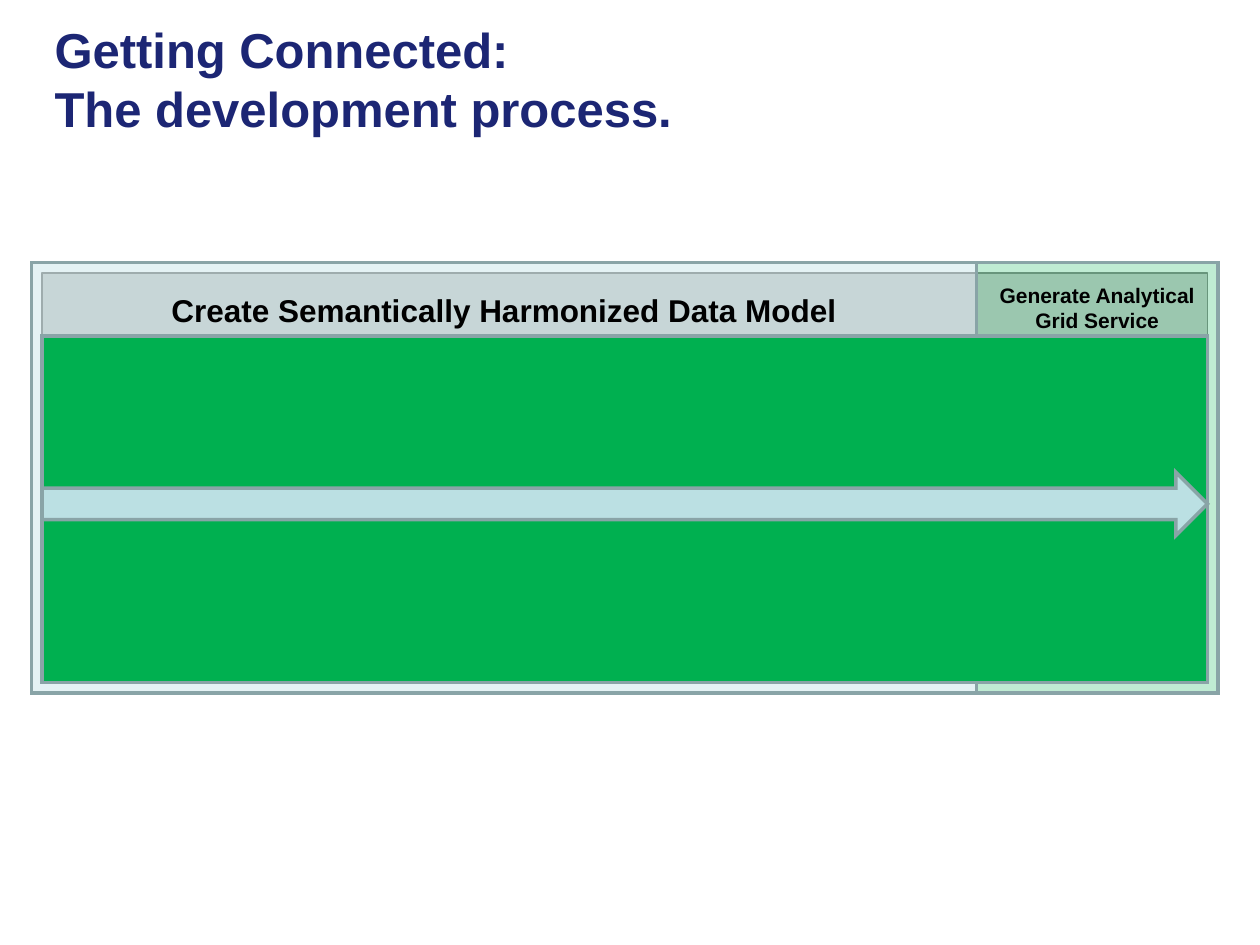
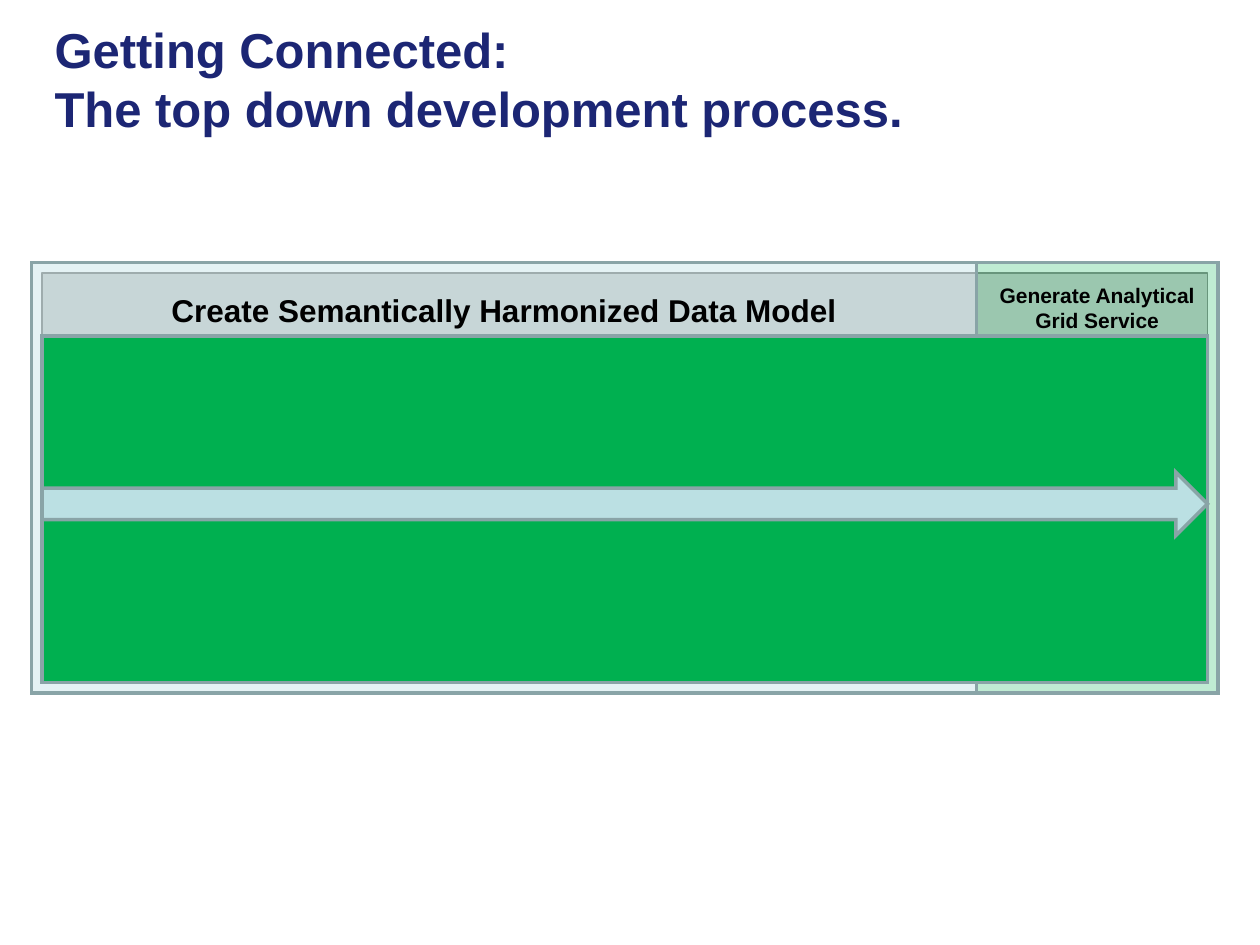
Before and after one commit to NCIP/cagrid-portal, a slide deck: slide 4 of cagrid-1-0/Documentation/presentations/200801_VCDE_ARCH/20080128_30_F2F_ASBP_Grid_BP.ppt (slide 2 before the commit). Drawn at 1260x945 pixels with LibreOffice and Linux fonts; fonts in the diff are those of the drawing; grey boxes stand for pictures; background and template pictures are left out. Boxes give left, top, right and bottom in pixels: in the first picture for what was removed or moved away, otherwise in the second. Text is boxed around its words. In the diff, an @@ line names an element or a change of style, - is before the commit and + after.

```diff
--- a/cagrid-1-0/Documentation/presentations/200801_VCDE_ARCH/20080128_30_F2F_ASBP_Grid_BP.ppt
+++ b/cagrid-1-0/Documentation/presentations/200801_VCDE_ARCH/20080128_30_F2F_ASBP_Grid_BP.ppt
@@ title at [55, 32, 902, 137]: text changed @@
-Getting Connected:
-The development process.
+Getting Connected:
+The top down development process.
```
Also in this commit, not shown: 5 other slides changed, 3 slides added.
